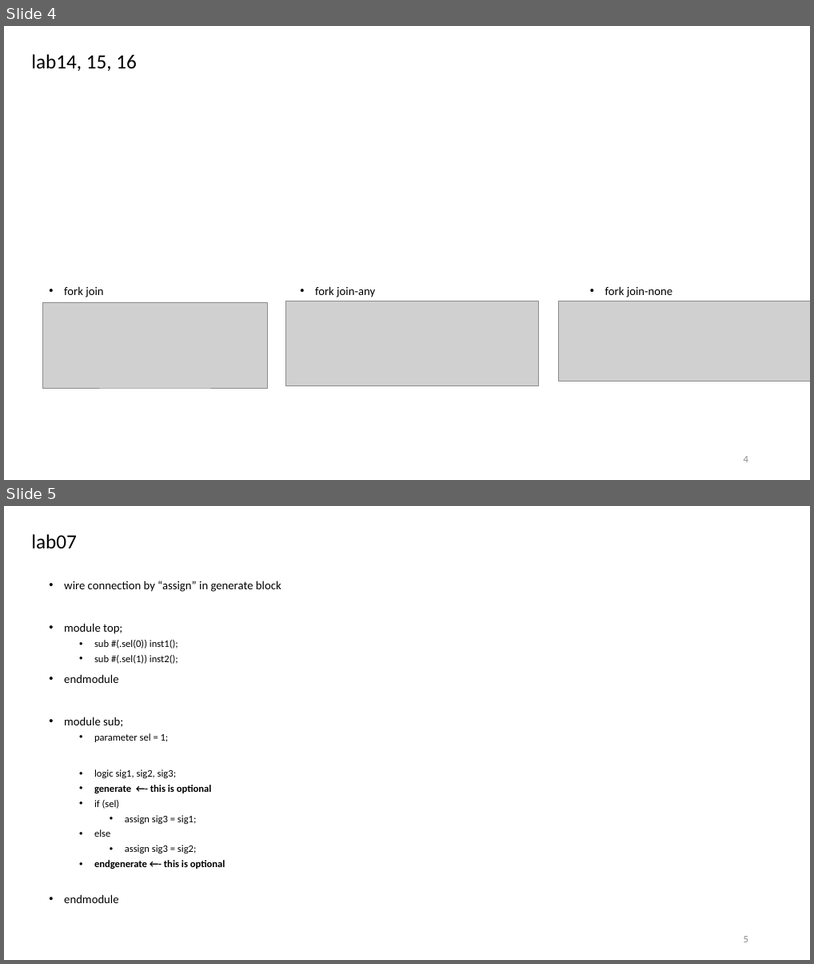
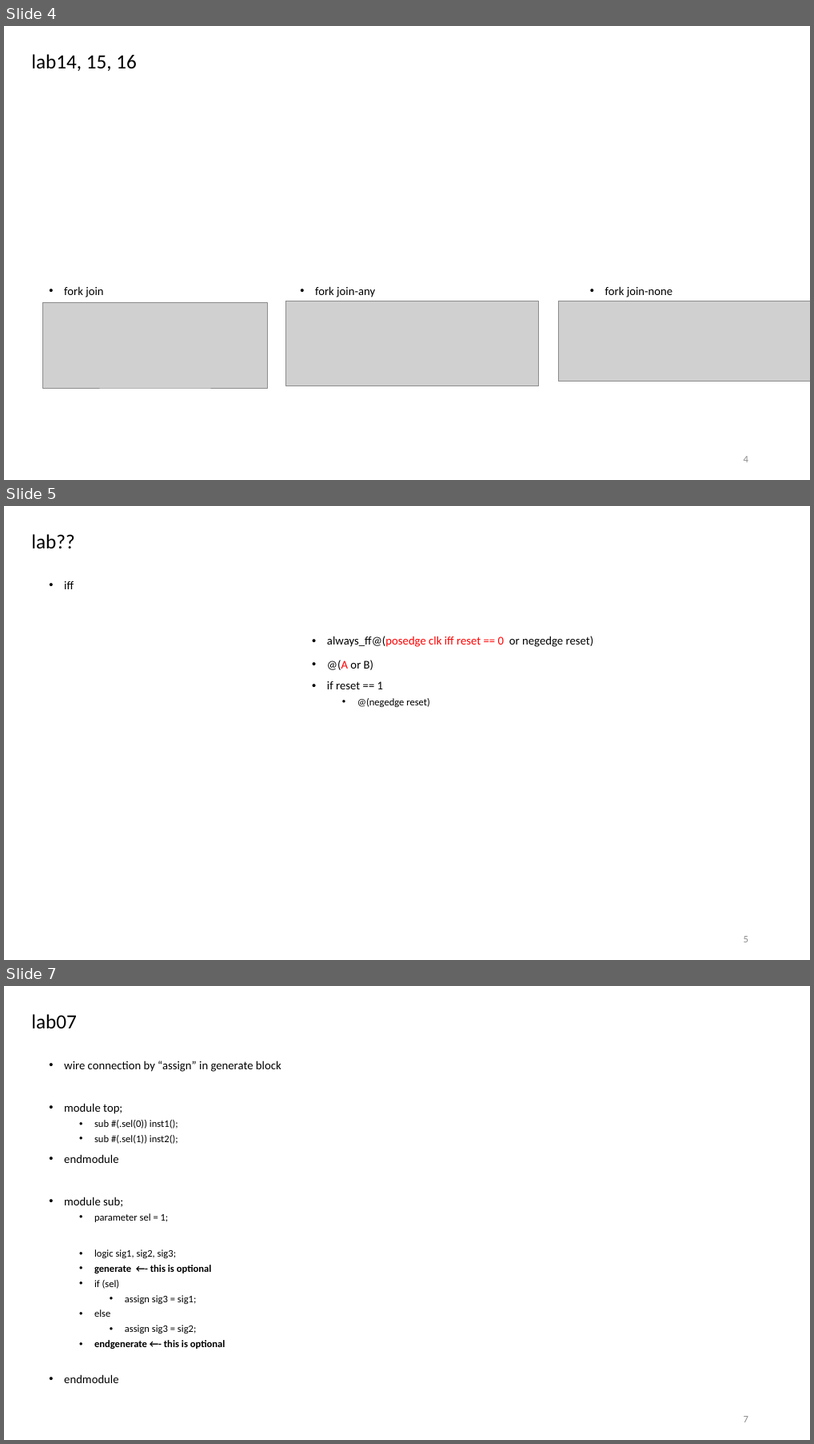
Before and after one commit to r06942072/study_sv, a slide deck: note.pptx. Shown one above the other, each under a label of ours: slides 4 and 5 before the commit, slides 4, 5 and 7 after it; the slides between them are not shown. The pictures are 814x964 and 814x1444 pixels, drawn with LibreOffice and Linux fonts; fonts in the diff are those of the drawing; grey boxes stand for pictures. Boxes give left, top, right and bottom in pixels: in the first picture for what was removed or moved away, otherwise in the second. Text is boxed around its words. In the diff, an @@ line names an element or a change of style, - is before the commit and + after.

```diff
--- a/note.pptx
+++ b/note.pptx
@@ slide 5 added at [4,506,810,960], background #FFFFFF @@
@@ title added at [31,534,74,549], 24 pt, text #000000 @@
+lab??
@@ text added at [64,581,74,589], 14 pt, text #000000 @@
+• iff
@@ text added at [327,636,594,647], 14 pt, text #000000 @@
+• always_ff@(posedge clk iff reset == 0 or negedge reset)
@@ text added at [327,660,430,707], 14 pt, text #000000 @@
+• @(A or B)
+• if reset == 1
+  • @(negedge reset)
@@ page number added at [744,936,749,942], 12 pt, text #8C8C8C @@
+5
@@ what was slide 5 is now slide 7 @@
@@ page number at [744,1416,749,1422]: text changed @@
-5
+7
```
Also in this commit, not shown: 1 other slide added, 7 other files.
